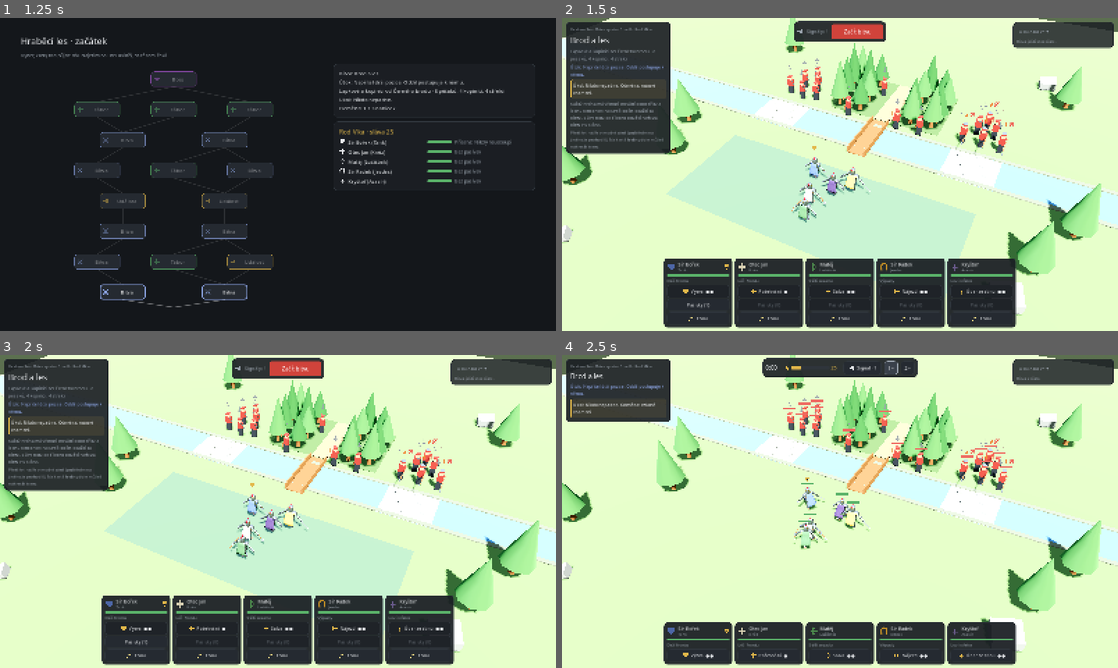
Above: before the commit, frames 1-4 (two rows, left to right).
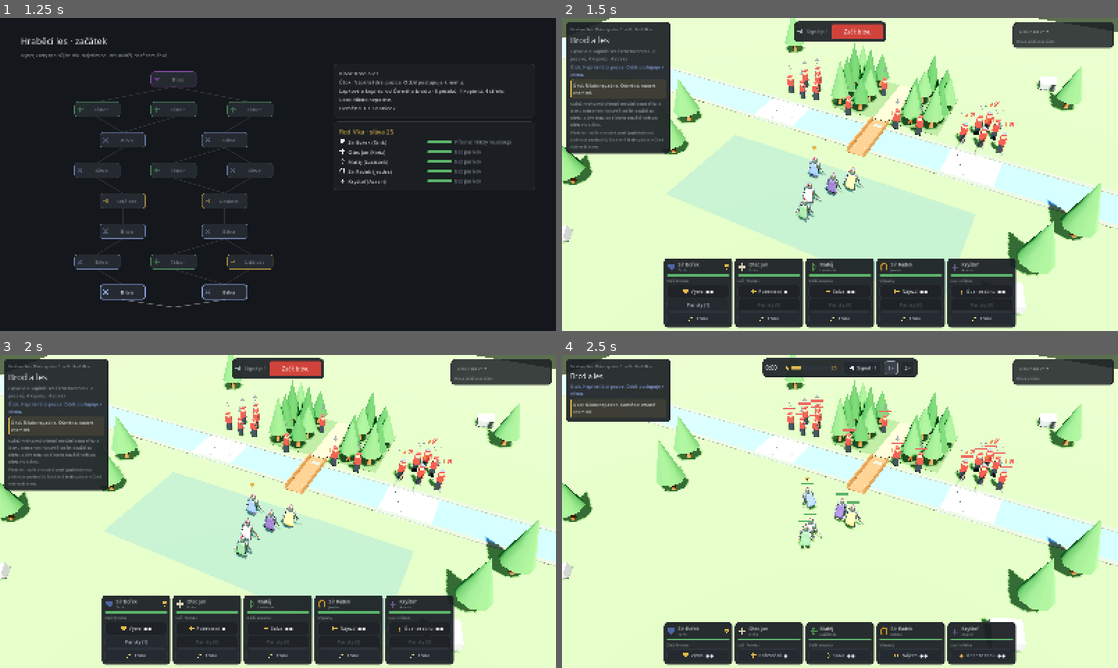
Above: after the commit, the same moments.

Repository: tomaspatolan-bit/roguelike
Game: Godot game, scene res://scenes/run/run.tscn
The game is run twice, just before and just after one commit, with the same random seed, the same clock (stepped at 60 frames per second) and the same inputs.
Inputs:
- Up to frame 1 (1.25 s): click "Nový běh" at 0.5 s
- Up to frame 2 (1.5 s): click "Bitva" at 1.25 s
- Up to frame 3 (2 s): no input
- Up to frame 4 (2.5 s): click "Začít bitvu" at 2 s

Frame 1 is identical in both runs. In frame 2, 0.3% of the frame differs, in the area x 41-56%, y 45-64%; in frame 3, 0.3%; in frame 4, 0.3%.

Commit message:
Ragdoll padlých a rytíř s pažemi u těla
Hrdina při smrti padá s fyzikálními kostmi, nepřítel se překotí jako
tuhé tělo; na bojišti je fyzikální zem. Všechny animace drží paže u těla,
rytíř už nestojí v A-póze jako Y.

Co-Authored-By: Claude Opus 5.5 <noreply@anthropic.com>
Claude-Session: https://claude.ai/code/session_01YTcC7gpzrVVeumCwLBkTTm

Diff:
--- a/scripts/battle/battlefield.gd
+++ b/scripts/battle/battlefield.gd
@@ -52,6 +52,14 @@
 
 
 static func build(root: Node3D, scenario: Dictionary) -> void:
+	# --- fyzikální zem (padající těla, ragdoll) ---
+	var floor_body := StaticBody3D.new()
+	floor_body.collision_layer = 1
+	floor_body.collision_mask = 0
+	var gs := CollisionShape3D.new()
+	gs.shape = WorldBoundaryShape3D.new()
+	floor_body.add_child(gs)
+	root.add_child(floor_body)
 	# --- prostředí a světlo ---
 	var env := Environment.new()
 	var sky_mat := ProceduralSkyMaterial.new()
--- a/scripts/battle/unit_view.gd
+++ b/scripts/battle/unit_view.gd
@@ -29,6 +29,19 @@
 var _prev_atk := 0.0
 var _prev_hit := 0.0
 var _dead_played := false
+var _ragdoll := false
+var _foe_body: RigidBody3D = null
+
+## Ragdoll: kosti, které dostanou fyzikální tělo [kost, poloměr, hmotnost, kloub].
+## Kloub: "cone" (kulový s omezením), "hinge" (loket, koleno).
+const RAGDOLL := [
+	["pelvis", 0.16, 9.0, "cone"], ["spine_02", 0.17, 7.0, "cone"], ["spine_03", 0.17, 6.0, "cone"], ["head", 0.13, 3.0, "cone"],
+	["upperarm_l", 0.08, 2.0, "cone"], ["lowerarm_l", 0.07, 1.5, "hinge"],
+	["upperarm_r", 0.08, 2.0, "cone"], ["lowerarm_r", 0.07, 1.5, "hinge"],
+	["thigh_l", 0.1, 4.0, "cone"], ["calf_l", 0.08, 3.0, "hinge"],
+	["thigh_r", 0.1, 4.0, "cone"], ["calf_r", 0.08, 3.0, "hinge"],
+]
+const RAGDOLL_LAYER := 2   # těla padlých narážejí jen do země (vrstva 1), ne do sebe
 
 
 func setup(u: Sim.Unit) -> void:
@@ -153,8 +166,8 @@
 
 func sync(u: Sim.Unit, delta: float, sim_running: bool, time_scale: float) -> void:
 	visible = not u.fled
-	if u.fled:
-		return
+	if u.fled or _ragdoll:
+		return   # ragdoll už řídí fyzika
 	var lunge := 0.0
 	if u.atk > 0.0:
 		lunge = sin(u.atk / 0.25 * PI) * 0.3
@@ -163,6 +176,12 @@
 	rotation.y = yaw_for(u.face)
 
 	if not u.alive():
+		if not _ragdoll and not _dead_played:
+			_start_ragdoll(u)
+		if _ragdoll:
+			if palette_mat != null:
+				palette_mat.set_shader_parameter("flash", Color(0, 0, 0, 0))
+			return
 		if anim != null and anim.has_animation(ANIM_DEATH):
 			# hrdina padne animací a zůstane ležet (poslední snímek)
 			if not _dead_played:
@@ -218,5 +237,110 @@
 		body.scale = Vector3.ONE * sc
 
 
+## Smrt jako ragdoll: hrdina dostane fyzikální kosti a padne podle toho, odkud dostal ránu.
+## Nepřítel (kostičkový panák) padne jako jedno tuhé tělo. Když to nejde, zůstává animace smrti.
+func _start_ragdoll(u: Sim.Unit) -> void:
+	var push := Vector3(-u.face.x, 0.0, u.face.y)   # dozadu od směru, kterým se díval (k nepříteli)
+	if is_knight:
+		_ragdoll = _knight_ragdoll(push)
+	else:
+		_ragdoll = _foe_ragdoll(push)
+
+
+func _knight_ragdoll(push: Vector3) -> bool:
+	var skels := body.find_children("*", "Skeleton3D", true, false)
+	if skels.is_empty():
+		return false
+	var skel := skels[0] as Skeleton3D
+	if anim != null:
+		anim.pause()
+		anim.active = false
+	var sim3d := PhysicalBoneSimulator3D.new()
+	skel.add_child(sim3d)
+	var made: Array[PhysicalBone3D] = []
+	for spec: Array in RAGDOLL:
+		var bname: String = spec[0]
+		var idx := skel.find_bone(bname)
+		if idx < 0:
+			continue
+		var pb := PhysicalBone3D.new()
+		pb.name = "PB_" + bname
+		pb.bone_name = bname
+		pb.mass = float(spec[2])
+		pb.linear_damp = 0.6
+		pb.angular_damp = 3.0
+		pb.friction = 0.9
+		pb.collision_layer = RAGDOLL_LAYER
+		pb.collision_mask = 1
+		# délka kosti = vzdálenost k jejímu prvnímu dítěti (v klidové póze)
+		var length := 0.2
+		var kids := skel.get_bone_children(idx)
+		if not kids.is_empty():
+			length = maxf(skel.get_bone_rest(kids[0]).origin.length(), 0.08)
+		var r: float = spec[1]
+		var cs := CollisionShape3D.new()
+		if bname == "head":
+			var sp := SphereShape3D.new()
+			sp.radius = r
+			cs.shape = sp
+		else:
+			var cap := CapsuleShape3D.new()
+			cap.radius = r
+			cap.height = maxf(length, r * 2.0 + 0.01)
+			cs.shape = cap
+		cs.position = Vector3(0, length * 0.5, 0)   # kost míří po své ose Y
+		pb.add_child(cs)
+		if spec[3] == "hinge":
+			pb.joint_type = PhysicalBone3D.JOINT_TYPE_HINGE
+			pb.set("joint_constraints/angular_limit_enabled", true)
+			pb.set("joint_constraints/angular_limit_upper", 0.0)
+			pb.set("joint_constraints/angular_limit_lower", -120.0)
+		else:
+			pb.joint_type = PhysicalBone3D.JOINT_TYPE_CONE
+			pb.set("joint_constraints/swing_span", 40.0)
+			pb.set("joint_constraints/twist_span", 25.0)
+		sim3d.add_child(pb)
+		pb.global_transform = skel.global_transform * skel.get_bone_global_pose(idx)
+		made.append(pb)
+	if made.is_empty():
+		sim3d.queue_free()
+		return false
+	sim3d.physical_bones_start_simulation()
+	for pb in made:
+		var w := 1.0 if pb.bone_name.begins_with("spine") or pb.bone_name == "head" else 0.5
+		pb.apply_central_impulse((push * 3.5 + Vector3(0, 0.8, 0)) * pb.mass * w)
+	return true
+
+
+func _foe_ragdoll(push: Vector3) -> bool:
+	if body == null:
+		return false
+	var rb := RigidBody3D.new()
+	rb.collision_layer = RAGDOLL_LAYER
+	rb.collision_mask = 1
+	rb.mass = 30.0
+	rb.angular_damp = 2.0
+	rb.linear_damp = 0.4
+	var cs := CollisionShape3D.new()
+	var bx := BoxShape3D.new()
+	bx.size = Vector3(0.5, 1.75, 0.3)
+	cs.shape = bx
+	cs.position = Vector3(0, 0.88, 0)
+	rb.add_child(cs)
+	var gt := body.global_transform
+	remove_child(body)
+	rb.add_child(body)
+	rb.top_level = true   # pohyb uzlu jednotky nesmí tělo vracet zpátky
+	add_child(rb)
+	rb.global_transform = gt
+	body.transform = Transform3D.IDENTITY
+	_foe_body = rb
+	# náraz dozadu a nahoru u hlavy: panák se překotí
+	# rychlost místo impulzu: tělo ještě není ve fyzikálním světě, impulz by se ztratil
+	rb.linear_velocity = push * 1.2 + Vector3(0, 0.6, 0)
+	rb.angular_velocity = Vector3.UP.cross(push).normalized() * 3.5
+	return true
+
+
 func flash_heal() -> void:
 	_heal_flash = 0.5
--- /dev/null
+++ b/tests/ragdoll_sheet.gd
@@ -0,0 +1,107 @@
+extends SceneTree
+## Ragdoll padlých: pět hrdinů a dva nepřátelé v řadě padnou, snímky po 0,3 s, 1 s a 3 s.
+## Hlídá, že fyzikální kosti vzniknou a tělo spadne na zem a zůstane na ní (nepropadne, neodletí).
+## Spuštění (s oknem): godot --path . --script res://tests/ragdoll_sheet.gd -- <složka>
+
+const Sim := preload("res://scripts/sim/battle_sim.gd")
+const UnitView := preload("res://scripts/battle/unit_view.gd")
+const Field := preload("res://scripts/battle/battlefield.gd")
+
+var out_dir := ""
+var views: Array = []
+var units: Array = []
+var t := 0.0
+var shots := {0.3: "ragdoll_03.png", 1.0: "ragdoll_10.png", 3.0: "ragdoll_30.png"}
+var done := {}
+var killed := false
+var failures: Array = []
+
+
+func _init() -> void:
+	var args := OS.get_cmdline_user_args()
+	out_dir = args[0] if args.size() > 0 else ""
+	if out_dir != "":
+		DirAccess.make_dir_recursive_absolute(out_dir)
+	var world := Node3D.new()
+	root.add_child(world)
+	var env := WorldEnvironment.new()
+	env.environment = Environment.new()
+	env.environment.background_mode = Environment.BG_COLOR
+	env.environment.background_color = Color("#9fc3e0")
+	env.environment.ambient_light_source = Environment.AMBIENT_SOURCE_COLOR
+	env.environment.ambient_light_color = Color(0.9, 0.9, 0.95)
+	world.add_child(env)
+	var sun := DirectionalLight3D.new()
+	sun.rotation_degrees = Vector3(-50, 30, 0)
+	world.add_child(sun)
+	Field.build(world, {"river": {"y0": -40.0, "y1": -38.0, "crossings": []}, "trees": [], "rocks": []})
+	var data := Sim.load_data("most_pres_reku")
+	var s := Sim.new(data, Sim.default_setup(data, 0), 1)
+	var picks: Array = s.knights()
+	picks.append(s.by_id("e0"))
+	picks.append(s.by_id("e11"))
+	var i := 0
+	for u in picks:
+		var v := UnitView.new()
+		v.setup(u)
+		world.add_child(v)
+		u.pos = Vector2(-6.0 + i * 2.0, 0.0)
+		u.face = Vector2(0, 1) if i % 2 == 0 else Vector2(1, 0)
+		views.append(v)
+		units.append(u)
+		i += 1
+	var cam := Camera3D.new()
+	cam.fov = 45
+	world.add_child(cam)
+	cam.look_at_from_position(Vector3(0, 4.0, 9.0), Vector3(0, 0.3, 0), Vector3.UP)
+	cam.make_current()
+
+
+func _process(delta: float) -> bool:
+	for k in views.size():
+		(views[k] as UnitView).sync(units[k], delta, true, 1.0)
+	if not killed:
+		t += delta
+		if t > 0.5:
+			for u in units:
+				u.hp = 0.0
+			killed = true
+			t = 0.0
+		return false
+	t += delta
+	for at: float in shots:
+		if t >= at and not done.has(at):
+			done[at] = true
+			_check_bodies(at)
+			print("Snímek: ", shots[at])
+			if out_dir != "" and DisplayServer.get_name() != "headless":
+				root.get_texture().get_image().save_png(out_dir.path_join(shots[at]))
+	if done.size() == shots.size():
+		for f in failures:
+			print("FAIL: ", f)
+		print("VÝSLEDEK: %s" % ("OK" if failures.is_empty() else "%d chyb" % failures.size()))
+		return true
+	return false
+
+
+## Kosti padlých musí ležet na zemi: ne pod ní, ne vysoko ve vzduchu (po 3 s).
+func _check_bodies(at: float) -> void:
+	for k in views.size():
+		var v: UnitView = views[k]
+		var ys: Array = []
+		for pb in v.find_children("*", "PhysicalBone3D", true, false):
+			ys.append((pb as Node3D).global_position.y)
+		for rb in v.find_children("*", "RigidBody3D", true, false):
+			ys.append((rb as Node3D).global_position.y)
+			if at >= 3.0 and (rb as Node3D).global_transform.basis.y.y > 0.7:
+				failures.append("%s po 3 s pořád stojí" % units[k].id)
+		if ys.is_empty():
+			failures.append("%s nemá ragdoll" % units[k].id)
+			continue
+		var lo: float = ys.min()
+		var hi: float = ys.max()
+		if lo < -0.3:
+			failures.append("%s propadl zemí (%.2f m)" % [units[k].id, lo])
+		if at >= 3.0 and hi > 0.9:
+			failures.append("%s po 3 s pořád stojí nebo letí (%.2f m)" % [units[k].id, hi])
+		print("  %s %.1f s: výška těla %.2f až %.2f m" % [units[k].id, at, lo, hi])
Binary file changed: art/knight/SK_Knight.glb
Not shown, changed: docs/context/grafika.md
Not shown, changed: docs/context/scena-bitvy.md
Not shown, changed: docs/context/testy.md
Not shown, changed: docs/rozhodnuti.md
Not shown, changed: docs/stav.md
